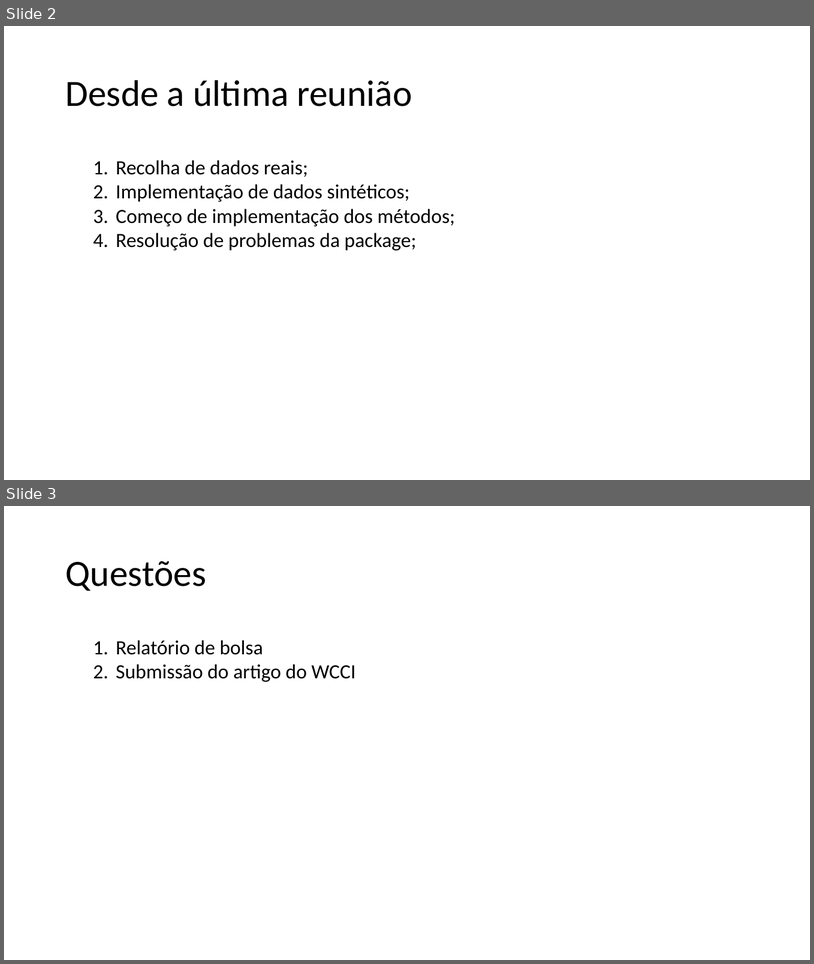
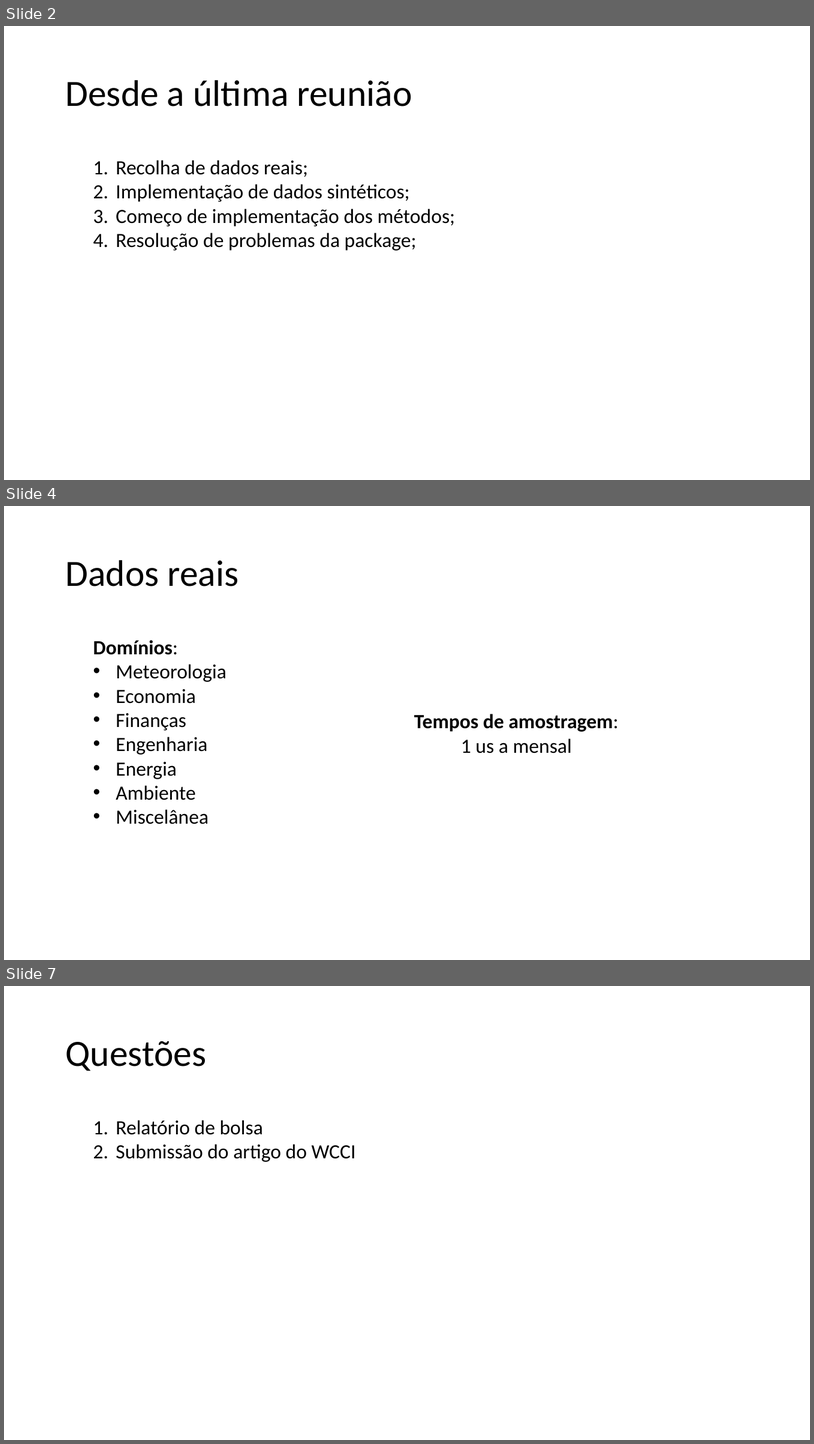
Before and after one commit to MiguelLoureiro98/timecave, a slide deck: papers/.ppt/TimeSeriesCV_08042024.pptx. Shown one above the other, each under a label of ours: slides 2 and 3 before the commit, slides 2, 4 and 7 after it; the slides between them are not shown. The pictures are 814x964 and 814x1444 pixels, drawn with LibreOffice and Linux fonts; fonts in the diff are those of the drawing. Boxes give left, top, right and bottom in pixels: in the first picture for what was removed or moved away, otherwise in the second. Text is boxed around its words. In the diff, an @@ line names an element or a change of style, - is before the commit and + after.

```diff
--- a/papers/.ppt/TimeSeriesCV_08042024.pptx
+++ b/papers/.ppt/TimeSeriesCV_08042024.pptx
@@ slide 4 added at <box>4,506,810,960</box>, background #FFFFFF @@
@@ title added at <box>65,560,239,586</box>, 44 pt, text #000000 @@
+Dados reais
@@ text added at <box>93,640,227,824</box>, 24 pt, text #000000 @@
+Domínios:
+• Meteorologia
+• Economia
+• Finanças
+• Engenharia
+• Energia
+• Ambiente
+• Miscelânea
@@ text added at <box>414,714,618,753</box>, 24 pt, text #000000, bold @@
+Tempos de amostragem:
+1 us a mensal
@@ what was slide 3 is now slide 7 @@
```
Also in this commit, not shown: 3 other slides added.
